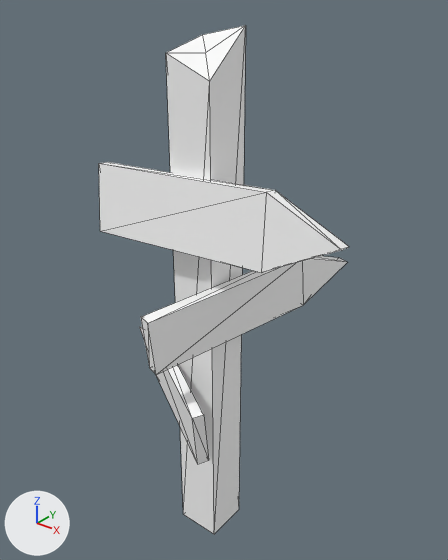
The glTF model assets/synty/simple_fantasy/models/SF_Prop_SignPost_01.glb, before and after one commit.
Rendered twice from a camera (50 mm lens) standing at (0.0193, -0.0251, 0.0328) and looking at (-0.001, 0.0003, 0.0171). Arrows for +X, +Y and +Z are at lower left; the lights stay in place. Mesh edges are drawn as thin lines.

Script lines for the objects in view, before the commit:
```python
mat_lambert2 = principled_material('lambert2')
mat_lambert2.base_color = (1.0, 1.0, 1.0)  # white #ffffff
mat_lambert2.roughness = 0.553
me_mesh = bpy.data.meshes.new('Mesh')
me_mesh.from_pydata(...)  # 39 vertices, 62 faces; spans x -0.008..0.008, y -0.0068..0.0068, z 0.0..0.0308
me_mesh.materials.append(mat_lambert2)  # white #ffffff
ob_sf_prop_signpost_01 = bpy.data.objects.new('SF_Prop_SignPost_01', me_mesh)
ob_sf_prop_signpost_01.location = (0.0, 0.0, 0.0)
```
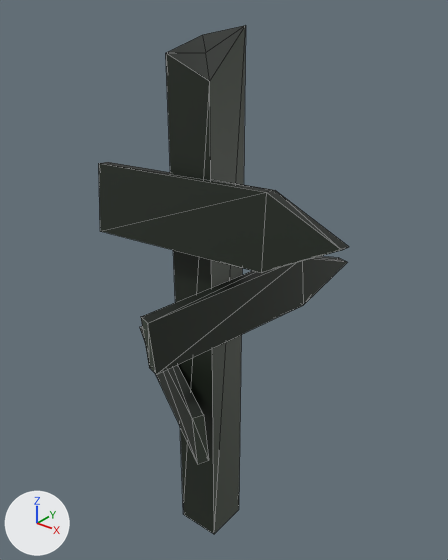
Changed parts and their boxes (x1, y1, x2, y2) in the pictures (448 x 560 px):
'SF_Prop_SignPost_01', surface changed (white to black)
    both: (99, 25, 349, 534)

Patch to the scene script:
```diff
--- a/assets/synty/simple_fantasy/models/SF_Prop_SignPost_01.glb.py
+++ b/assets/synty/simple_fantasy/models/SF_Prop_SignPost_01.glb.py
@@ img_undead_footman_01 @@
+img_undead_footman_01 = load_image('Undead_Footman_01', '_unpacked/Undead_Footman_01', 512, 512, 'sRGB')
@@ mat_lambert2 @@
 mat_lambert2 = principled_material('lambert2')
-mat_lambert2.base_color = (1.0, 1.0, 1.0)  # white #ffffff
+mat_lambert2.texture = img_undead_footman_01
 mat_lambert2.roughness = 0.553
```
